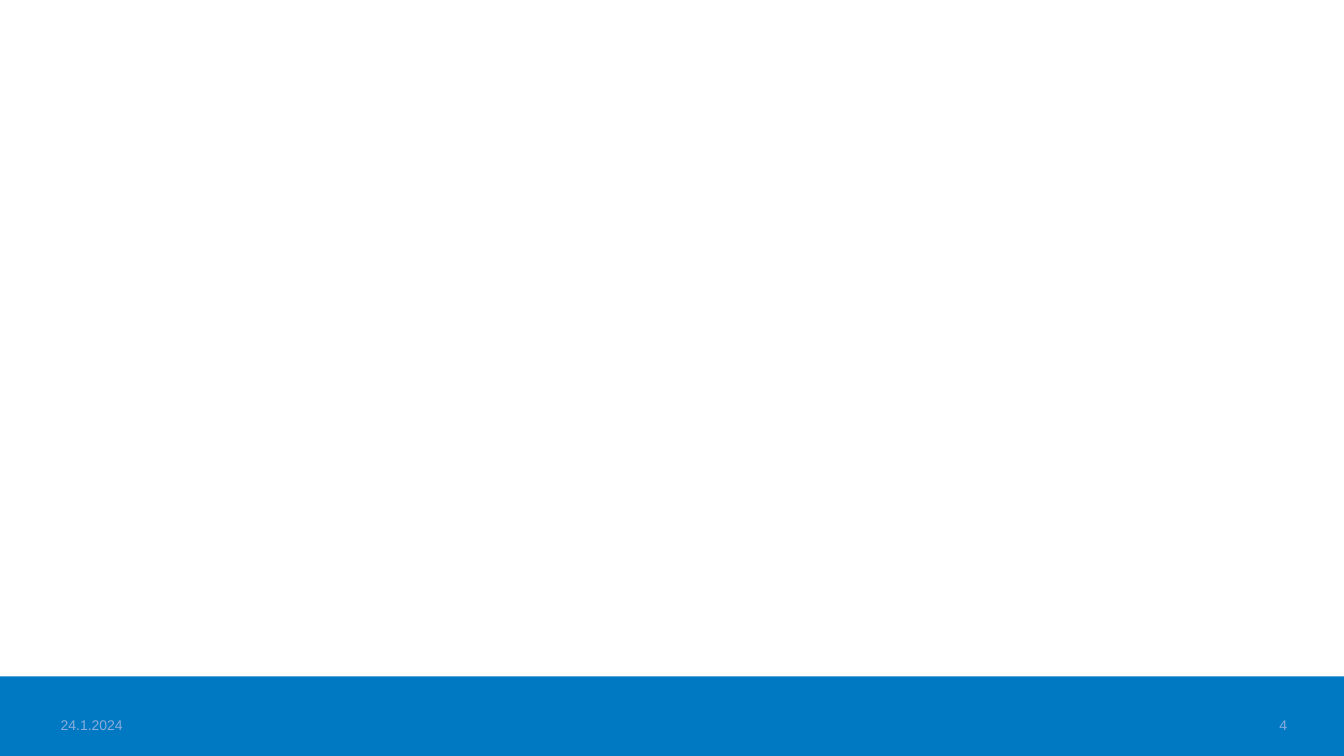
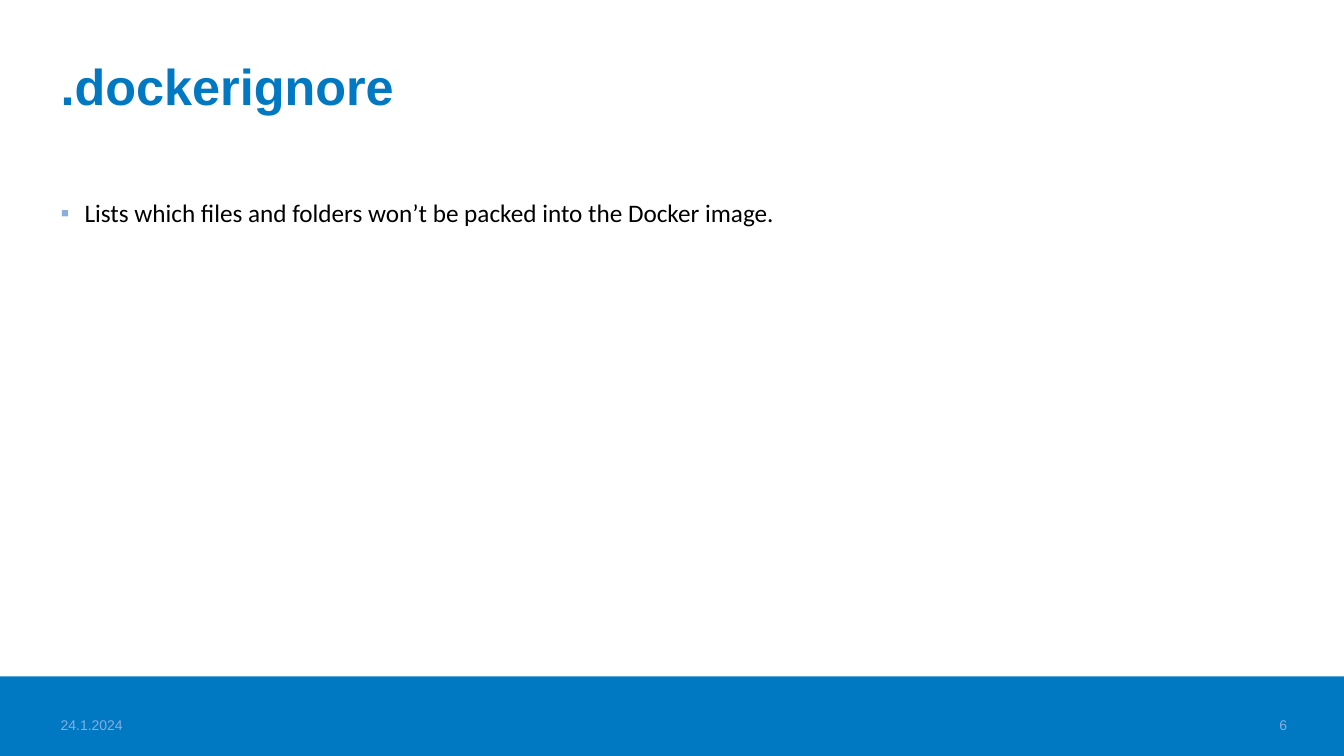
Before and after one commit to haagahelia/ohke-teknologiat, a slide deck: slide 6 of 01_docker/DockerConceptsAndVocabulary.pptx (slide 4 before the commit). Drawn at 1344x756 pixels with LibreOffice and Linux fonts; fonts in the diff are those of the drawing; background and template pictures are left out. Boxes give left, top, right and bottom in pixels: in the first picture for what was removed or moved away, otherwise in the second. Text is boxed around its words. In the diff, an @@ line names an element or a change of style, - is before the commit and + after.

Commit message:
Docker

```diff
--- a/01_docker/DockerConceptsAndVocabulary.pptx
+++ b/01_docker/DockerConceptsAndVocabulary.pptx
@@ title added at (x1=61, y1=68, x2=394, y2=114), 36 pt, text #0079C2, bold @@
+.dockerignore
@@ text added at (x1=85, y1=204, x2=773, y2=227), 18 pt, text #000000 @@
+▪ Lists which files and folders won’t be packed into the Docker image.
@@ page number at (x1=1279, y1=720, x2=1287, y2=730): text changed @@
-4
+6
```
Also in this commit, not shown: 6 other slides changed, 3 slides added, 1 slide removed, 3 other files.
